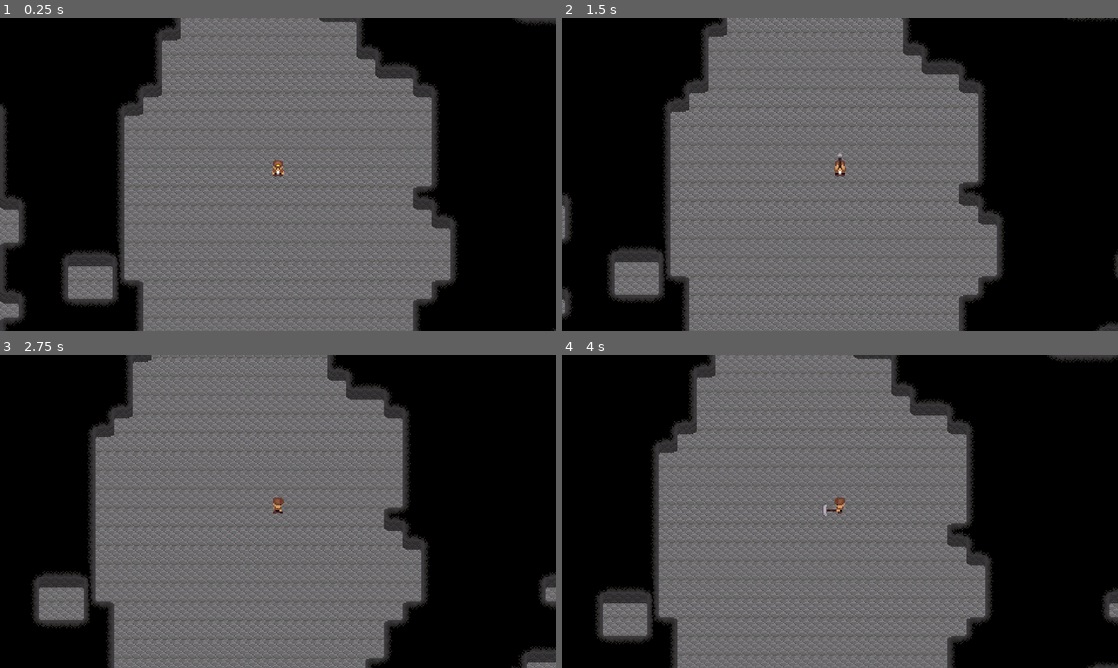
Above: before the commit, frames 1-4 (two rows, left to right).
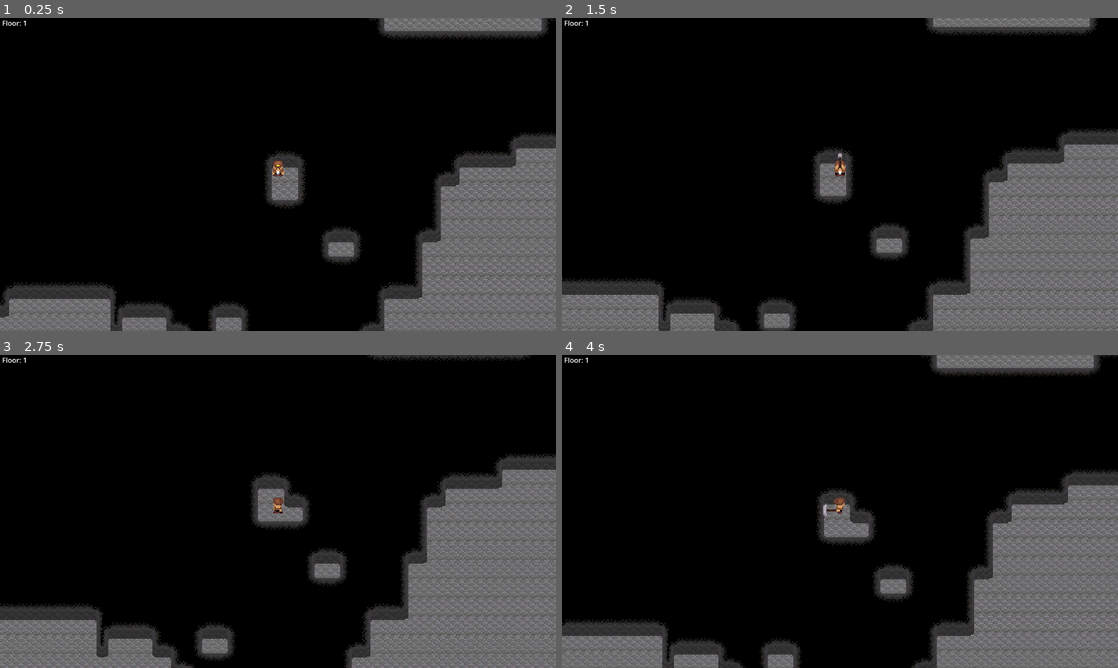
Above: after the commit, the same moments.

Repository: ethanbaedke/Mining-Game
Game: Godot game, scene res://game_manager.tscn
The game is run twice, just before and just after one commit, with the same random seed, the same clock (stepped at 60 frames per second) and the same inputs. Before the commit the project starts from res://mine_level.tscn.
Inputs:
- Up to frame 1 (0.25 s): no input
- Up to frame 2 (1.5 s): tap Enter at 0.5 s; hold Right (move_right) 0.53-1.28 s; tap C (use_pickaxe) at 0.6, 1.35 s; hold Down (move_down) from 1.28 s (still down)
- Up to frame 3 (2.75 s): release Down (move_down) at 2.03 s; hold Right (move_right) from 2.03 s (still down); tap C (use_pickaxe) at 2.1 s
- Up to frame 4 (4 s): release Right (move_right) at 2.78 s; hold Up (move_up) 2.78-3.53 s; tap C (use_pickaxe) at 2.85, 3.6 s; hold Left (move_left) from 3.53 s (still down)

The runs differ from the first frame. In frame 1, 71% of the frame differs, in the area x 0-100%, y 0-100%; in frame 2, 72%; in frame 3, 73%; in frame 4, 72%.

Commit message:
Created GameManager and MineLevel HUD
Created a GameManager scene and set it as the start scene. It spawns the MineLevel and handles moving down. Also added HUD to MineLevel with a Label for the current floor.

Diff:
--- /dev/null
+++ b/mining-game/game_manager.gd
@@ -0,0 +1,29 @@
+class_name GameManager extends Node
+
+const MINE_LEVEL_SCENE:PackedScene = preload("res://mine_level.tscn")
+
+var current_floor:int = 0
+
+var _mine_level:MineLevel = null
+
+func move_to_next_floor() -> void:
+
+	# Free the mine level and wait for it to be freed (end of the frame).
+	_mine_level.queue_free()
+	await get_tree().process_frame
+
+	# Increment our current floor.
+	current_floor += 1
+
+	# Reinstantiate the mine level.
+	_mine_level = MINE_LEVEL_SCENE.instantiate()
+	self.add_child(_mine_level)
+
+func _ready() -> void:
+
+	# Set the floor to 1.
+	current_floor = 1
+
+	# Instantiate the mine level.
+	_mine_level = MINE_LEVEL_SCENE.instantiate()
+	self.add_child(_mine_level)
--- /dev/null
+++ b/mining-game/game_manager.tscn
@@ -0,0 +1,6 @@
+[gd_scene format=3 uid="uid://bw3qxilyjwca5"]
+
+[ext_resource type="Script" uid="uid://6s7e718ilk80" path="res://game_manager.gd" id="1_70yv6"]
+
+[node name="GameManager" type="Node" unique_id=2030903267]
+script = ExtResource("1_70yv6")
--- a/mining-game/mine_level.gd
+++ b/mining-game/mine_level.gd
@@ -24,6 +24,9 @@
 	TileSet.CellNeighbor.CELL_NEIGHBOR_TOP_RIGHT_CORNER
 ]
 
+# Reference retrieved on ready.
+var _game_manager:GameManager = null
+
 func remove_tile(cell_coordinates:Vector2i) -> void:
 
 	# This call removes the tile at the input cell coordinates and updates the tiles of the surrounding cells using their terrain.
@@ -37,6 +40,9 @@
 			_update_visual_tilemap_cell(neighbor_coords)
 
 func _ready() -> void:
+
+	# Grab a reference to the game manager, which should be this nodes parent.
+	_game_manager = get_parent()
 
 	var map:PackedByteArray = _generate_map()
 
@@ -138,10 +144,10 @@
 	hole.position = hole_pos * 16
 	self.add_child(hole)
 
-	# If the player touches the hole, reload the scene.
+	# If the player touches the hole, move to the next floor.
 	hole.body_entered.connect(func(body:Node2D) -> void:
 		if (body == player_character):
-			get_tree().reload_current_scene.call_deferred()
+			_game_manager.move_to_next_floor()
 	)
 
 # Outlines the map with unbreakable physical and visual tiles.
--- a/mining-game/mine_level.tscn
+++ b/mining-game/mine_level.tscn
@@ -4,6 +4,7 @@
 [ext_resource type="Script" uid="uid://b76s3usqsbv7e" path="res://mine_level.gd" id="1_ksevt"]
 [ext_resource type="TileSet" uid="uid://cedbq7dlya52b" path="res://mine_tile_set.tres" id="2_08n1b"]
 [ext_resource type="Texture2D" uid="uid://bo6yd31ekmbqv" path="res://cave_floor_sprite.png" id="4_dv24s"]
+[ext_resource type="Script" uid="uid://dydy3icdelc1b" path="res://mine_level_hud.gd" id="5_p3d05"]
 
 [node name="MineLevel" type="Node2D" unique_id=2076899661]
 y_sort_enabled = true
@@ -34,3 +35,12 @@
 texture = ExtResource("4_dv24s")
 region_enabled = true
 region_rect = Rect2(0, 0, 32, 32)
+
+[node name="HUD" type="CanvasLayer" parent="." unique_id=158249267]
+script = ExtResource("5_p3d05")
+
+[node name="FloorLabel" type="Label" parent="HUD" unique_id=1318654353]
+offset_left = 5.0
+offset_right = 63.0
+offset_bottom = 23.0
+text = "Floor: 0"
--- /dev/null
+++ b/mining-game/mine_level_hud.gd
@@ -0,0 +1,18 @@
+class_name MineLevelHud extends CanvasLayer
+
+@onready var _floor_label:Label = $FloorLabel
+
+# References retrieved on ready.
+var _mine_level:MineLevel = null
+var _game_manager:GameManager = null
+
+func _ready() -> void:
+
+	# Grab a reference to the mine level, which should be this nodes parent.
+	_mine_level = get_parent()
+
+	# Grab a reference to the game manager, which should be the mine level's parent.
+	_game_manager = _mine_level.get_parent()
+
+	# Set the floor label to reflect the current floor the player is on.
+	_floor_label.text = "Floor: " + str(_game_manager.current_floor)
--- a/mining-game/project.godot
+++ b/mining-game/project.godot
@@ -11,7 +11,7 @@
 [application]
 
 config/name="Mining-Game"
-run/main_scene="uid://u4epb2mxituc"
+run/main_scene="uid://bw3qxilyjwca5"
 config/features=PackedStringArray("4.6", "Forward Plus")
 config/icon="res://icon.svg"
 
Not shown, added: mining-game/game_manager.gd.uid
Not shown, added: mining-game/mine_level_hud.gd.uid
